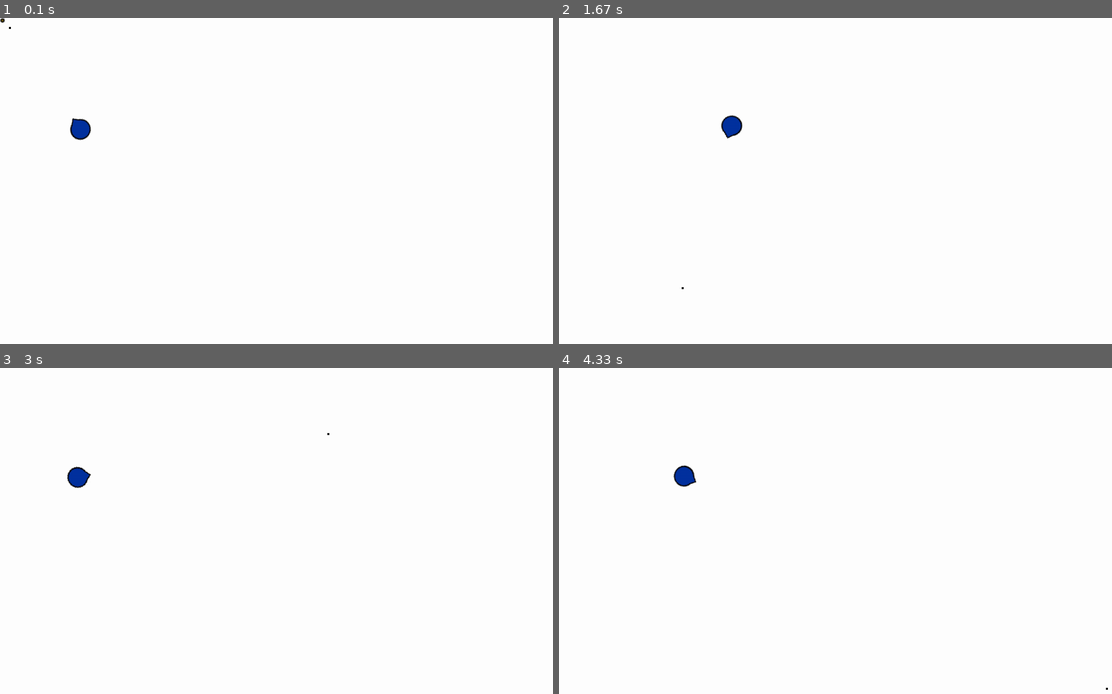
Above: before the commit, frames 1-4 (two rows, left to right).
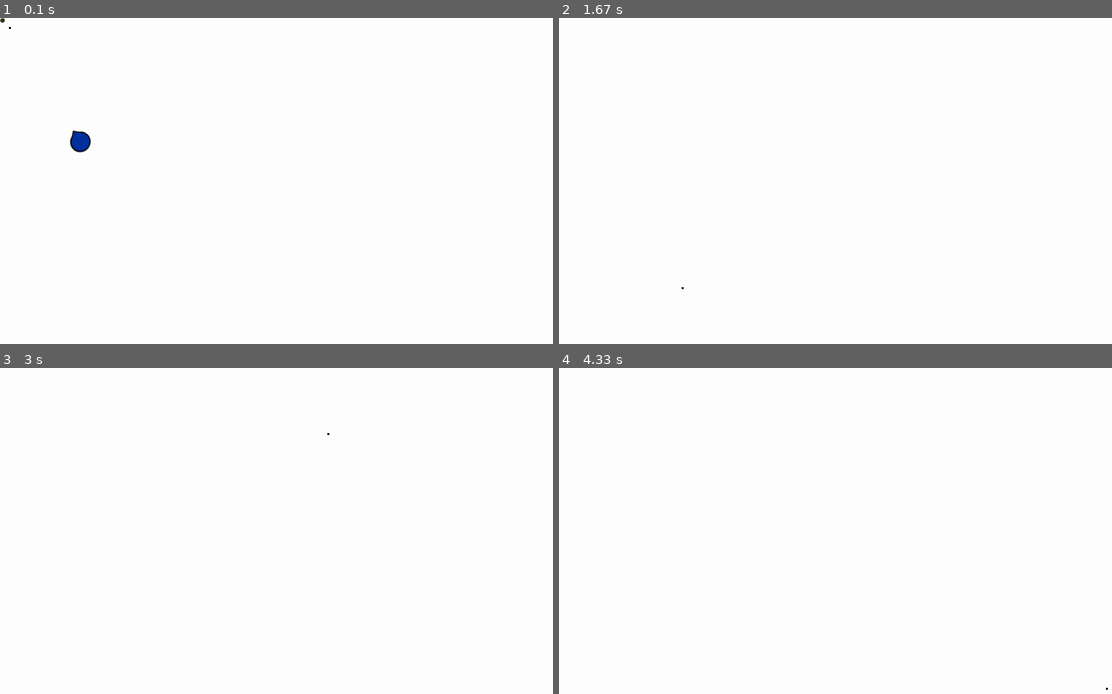
Above: after the commit, the same moments.

Repository: fanagiannis/DECK-COMMANDER
Game: pygame game, started from Game.py
The game is run twice, just before and just after one commit, with the same random seed, the same clock (stepped at 60 frames per second) and the same inputs.
Inputs (mouse positions are in pixels of both pictures, inside the frame that each line leads up to):
- Up to frame 1 (0.1 s): no input
- Up to frame 2 (1.67 s): tap Space at 0.33, 1.07, 1.37, 1.57 s; click (719, 200) at 0.72 s; hold D 1-1.47 s; click (929, 275) at 1.08 s; hold D from 1.5 s (still down); click (675, 278) at 1.58 s
- Up to frame 3 (3 s): tap Space at 1.87, 2.07, 2.37, 2.63, 2.93 s; release D at 1.97 s; hold A 2-2.53 s; click (381, 576) at 2.08 s; hold A 2.57-2.97 s; click (320, 426) at 2.65 s
- Up to frame 4 (4.33 s): hold D 3-3.63 s; tap Space at 3.07, 3.37, 3.73, 4.03, 4.23 s; click (647, 537) at 3.08 s; hold A 3.67-4.13 s; click (868, 589) at 3.75 s; hold D from 4.17 s (still down); click (1100, 680) at 4.25 s

The runs differ from the first frame. In frame 1, 0.3% of the frame differs, in the area x 12-17%, y 30-42%; in frame 2, 0.2%; in frame 3, 0.2%; in frame 4, 0.2%.

Commit message:
jump modified

Diff:
--- a/Game.py
+++ b/Game.py
@@ -84,27 +84,46 @@
         self.rect=self.base_image.get_rect(center=self.pos)
         self.hitbox=self.rect.copy()
         self.speed=5
+        self.gravity_speed=5
+        self.gravity_velocity_x=0
+        self.gravity_velocity_y=0
+        self.jumpheight=100
+        self.jump=False
+
 
     def input(self):
         self.velocity_x=0
         self.velocity_y=0
-        pressed_keys=pygame.key.get_pressed()
-
         self.posx=self.rect.centerx
         self.posy=self.rect.centery
+        pressed_keys=pygame.key.get_pressed()
         self.offset=25
-        if self.posy-self.offset>0:
-            if pressed_keys[K_w]:
-                self.velocity_y=-self.speed
-        if self.posy<display_height-self.offset:
-            if pressed_keys[K_s]:
-                self.velocity_y=self.speed
+        #if self.posy-self.offset>0:
+
+        #
+        #    if pressed_keys[K_s]:
+        #
         if self.posx<display_width-self.offset:
             if pressed_keys[K_d]:
                 self.velocity_x=self.speed
         if self.posx-self.offset>0:
             if pressed_keys[K_a]:
                 self.velocity_x=-self.speed
+        if self.posy<display_height-self.offset:
+            self.velocity_y=self.gravity_speed
+        if pressed_keys[K_SPACE]:
+            #self.jump=True
+            if self.jump==False:
+                print(self.jump)
+                self.velocity_y=-self.jumpheight
+                if self.pos==pygame.math.Vector2(self.rect.centerx,self.rect.centery+self.jumpheight):
+                    pass
+
+                #self.jump==False
+
+        #GRAVITY
+
+
 
     def rotation(self):
         self.mouse_posx,self.mouse_posy=get_mouse_pos()
@@ -118,7 +137,22 @@
         self.rect.center=self.pos
         self.hitbox.center=self.rect.center
 
+    def gravity(self):
+        self.gravity_velocity_x=0
+        self.gravity_velocity_y=0
+        self.posx=self.rect.centerx
+        self.posy=self.rect.centery
+
+
+
+        #if event.key==KEYUP:
+        #    if event.key==K_W:
+        #        self.velocity_y=-self.speed
+        #self.velocity_y=0
+        pass
+
     def update(self):
+        self.gravity()
         self.input()
         self.movement()
         self.rotation()
